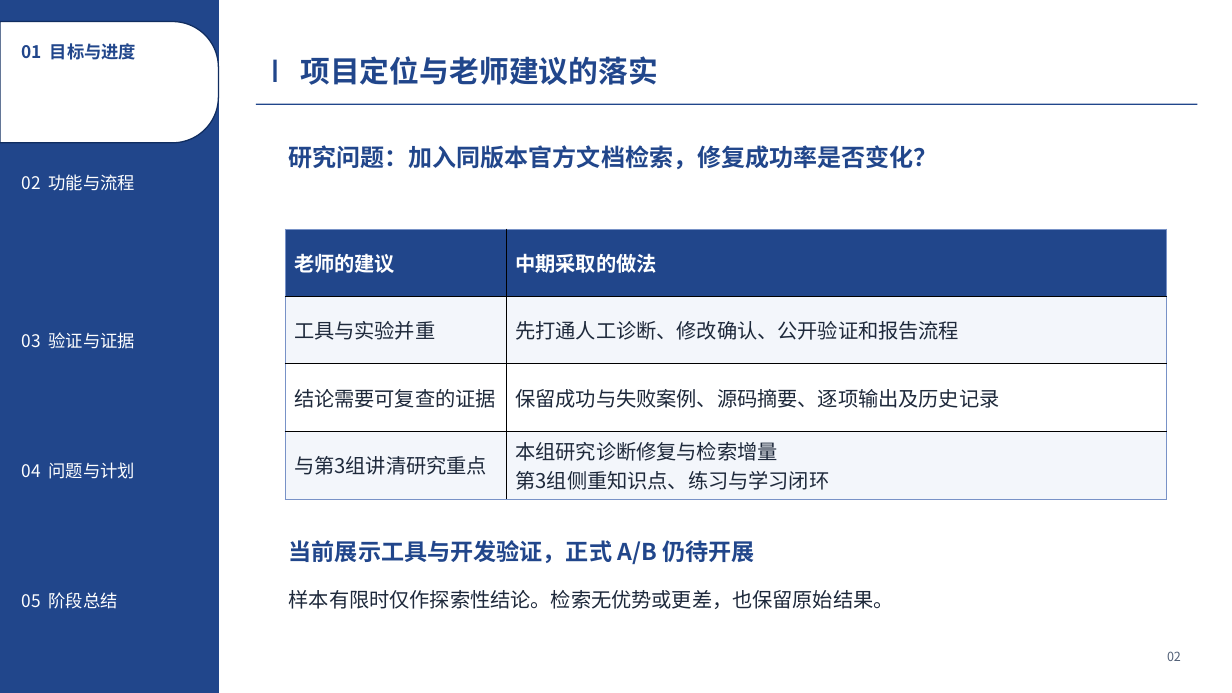
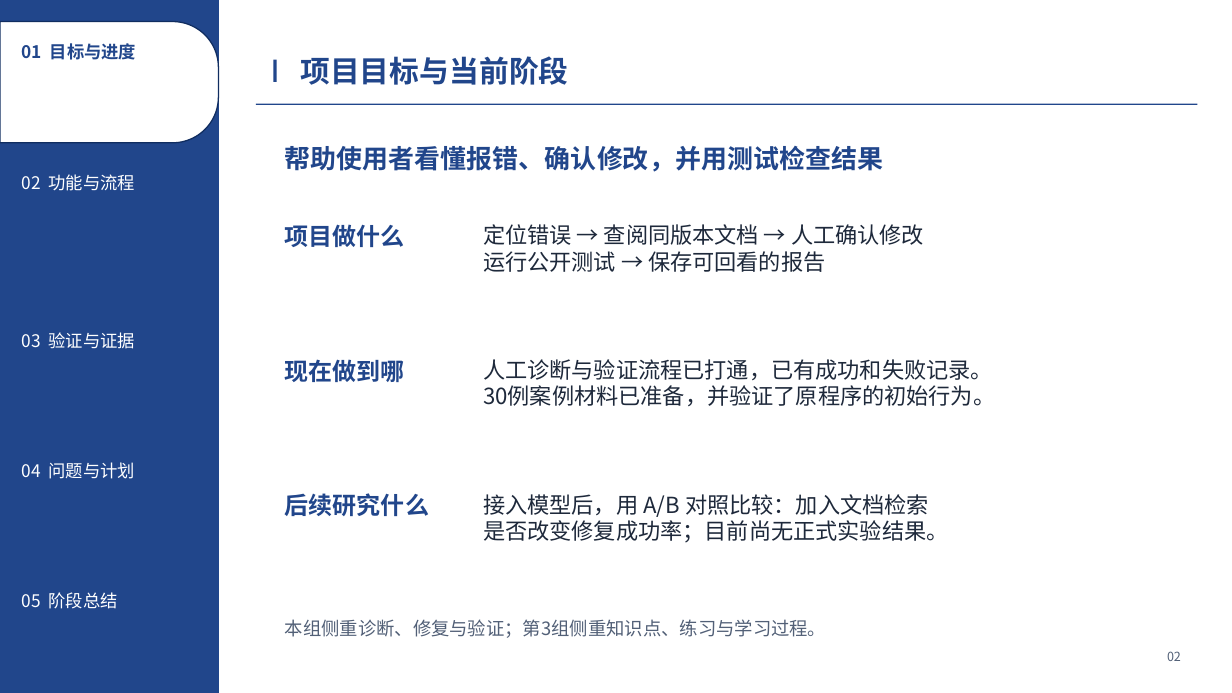
Before and after one commit to Frank72316/cangjie-code-doctor, a slide deck: slide 2 of docs/midterm-defense.pptx. Drawn at 1232x693 pixels with LibreOffice and Linux fonts; fonts in the diff are those of the drawing. Boxes give left, top, right and bottom in pixels: in the first picture for what was removed or moved away, otherwise in the second. Text is boxed around its words. In the diff, an @@ line names an element or a change of style, - is before the commit and + after.

```diff
--- a/docs/midterm-defense.pptx
+++ b/docs/midterm-defense.pptx
@@ text at (x1=300, y1=56, x2=568, y2=85): text changed @@
-项目定位与老师建议的落实
+项目目标与当前阶段
@@ text added at (x1=285, y1=146, x2=883, y2=172), 20.2 pt, text #21468B, bold @@
+帮助使用者看懂报错、确认修改，并用测试检查结果
@@ text removed at (x1=289, y1=145, x2=938, y2=169) @@
-研究问题：加入同版本官方文档检索，修复成功率是否变化？
@@ table removed at (x1=285, y1=229, x2=1167, y2=499), 4 rows, 2 columns @@
-老师的建议 | 中期采取的做法
-工具与实验并重 | 先打通人工诊断、修改确认、公开验证和报告流程
-结论需要可复查的证据 | 保留成功与失败案例、源码摘要、逐项输出及历史记录
-与第3组讲清研究重点 | 本组研究诊断修复与检索增量 / 第3组侧重知识点、练习与学习闭环
@@ text added at (x1=285, y1=224, x2=405, y2=247), 18.8 pt, text #21468B, bold @@
+项目做什么
@@ text added at (x1=483, y1=224, x2=924, y2=272), 17.2 pt, text #1E293B @@
+定位错误 → 查阅同版本文档 → 人工确认修改
+运行公开测试 → 保存可回看的报告
@@ text added at (x1=285, y1=359, x2=405, y2=382), 18.8 pt, text #21468B, bold @@
+现在做到哪
@@ text added at (x1=483, y1=359, x2=995, y2=406), 17.2 pt, text #1E293B @@
+人工诊断与验证流程已打通，已有成功和失败记录。
+30例案例材料已准备，并验证了原程序的初始行为。
@@ text added at (x1=285, y1=493, x2=429, y2=516), 18.8 pt, text #21468B, bold @@
+后续研究什么
@@ text added at (x1=483, y1=494, x2=948, y2=543), 17.2 pt, text #1E293B @@
+接入模型后，用 A/B 对照比较：加入文档检索
+是否改变修复成功率；目前尚无正式实验结果。
@@ text removed at (x1=289, y1=540, x2=754, y2=564) @@
-当前展示工具与开发验证，正式 A/B 仍待开展
@@ text removed at (x1=289, y1=590, x2=894, y2=609) @@
-样本有限时仅作探索性结论。检索无优势或更差，也保留原始结果。
@@ text added at (x1=285, y1=619, x2=826, y2=638), 14.2 pt, text #526077 @@
+本组侧重诊断、修复与验证；第3组侧重知识点、练习与学习过程。
```
Also in this commit, not shown: 4 other slides changed, 1 slide added, 1 slide removed, 2 other files.
